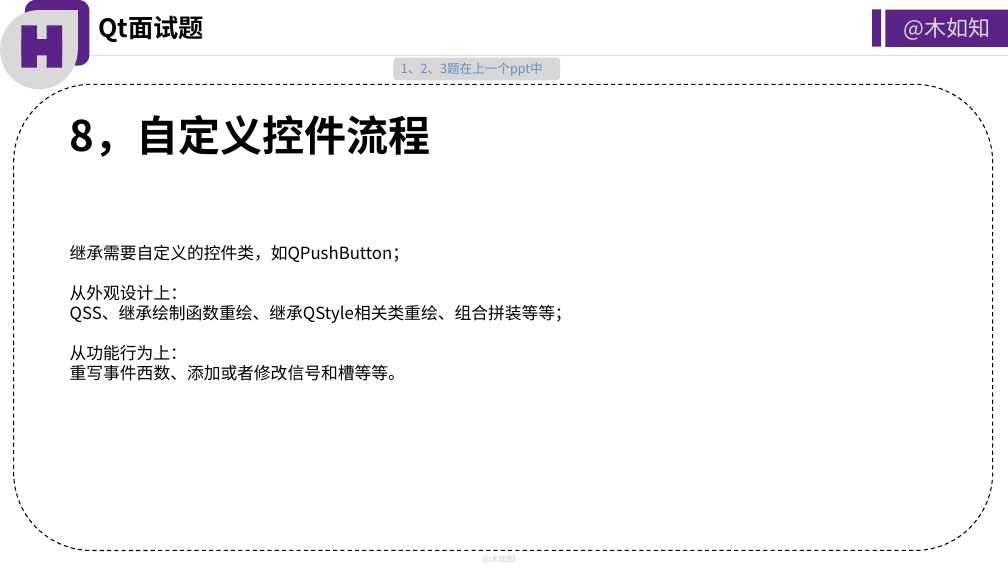
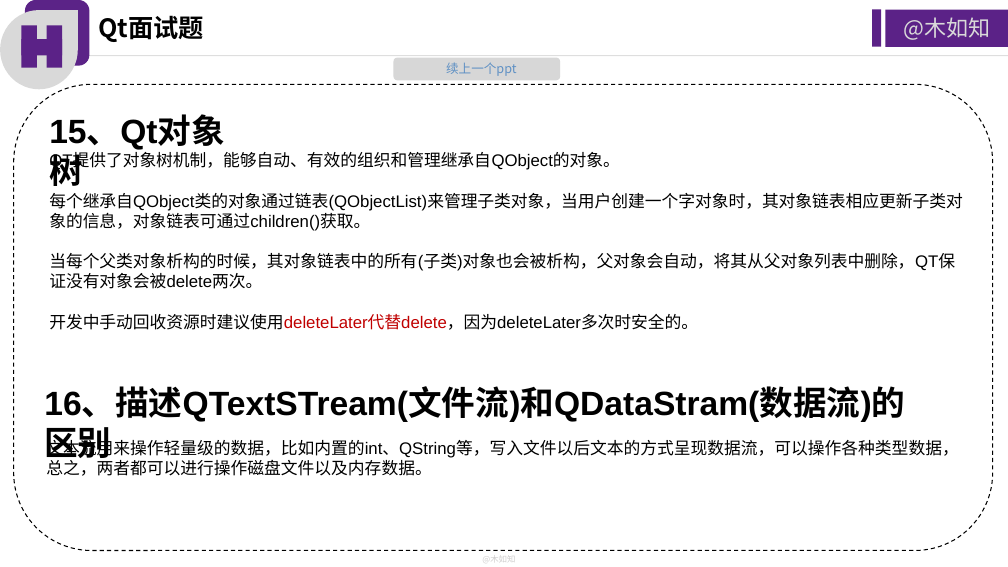
Before and after one commit to huangbaozhi/MuruzNotes, a slide deck: slide 4 of ppt/Qt面试题3.pptx (slide 6 before the commit). Drawn at 1008x567 pixels with LibreOffice and Linux fonts; fonts in the diff are those of the drawing. Boxes give left, top, right and bottom in pixels: in the first picture for what was removed or moved away, otherwise in the second. Text is boxed around its words. In the diff, an @@ line names an element or a change of style, - is before the commit and + after.

```diff
--- a/ppt/Qt面试题3.pptx
+++ b/ppt/Qt面试题3.pptx
@@ text at (x1=446, y1=62, x2=516, y2=76): text changed @@
-1、2、3题在上一个ppt中
+续上一个ppt
@@ text at (x1=49, y1=116, x2=225, y2=150): text changed; size 40 to 32 pt; font Noto Sans CJK SC to Arial @@
-8，自定义控件流程
+15、Qt对象树
@@ text at (x1=49, y1=153, x2=963, y2=330): text changed; font Noto Sans CJK SC to Arial @@
-继承需要自定义的控件类，如QPushButton；
-从外观设计上：
-QSS、继承绘制函数重绘、继承QStyle相关类重绘、组合拼装等等；
-从功能行为上：
-重写事件西数、添加或者修改信号和槽等等。
+QT提供了对象树机制，能够自动、有效的组织和管理继承自QObject的对象。
+每个继承自QObject类的对象通过链表(QObjectList)来管理子类对象，当用户创建一个字对象时，其对象链表相应更新子类对象的信息，对象链表可通过children()获取。
+当每个父类对象析构的时候，其对象链表中的所有(子类)对象也会被析构，父对象会自动，将其从父对象列表中删除，QT保证没有对象会被delete两次。
+开发中手动回收资源时建议使用deleteLater代替delete，因为deleteLater多次时安全的。
@@ text added at (x1=44, y1=388, x2=905, y2=465), 32 pt, text #000000, bold @@
+16、描述QTextSTream(文件流)和QDataStram(数据流)的区别
@@ text added at (x1=46, y1=437, x2=958, y2=476), 16 pt, text #000000 @@
+文本流用来操作轻量级的数据，比如内置的int、QString等，写入文件以后文本的方式呈现数据流，可以操作各种类型数据，总之，两者都可以进行操作磁盘文件以及内存数据。
```
Also in this commit, not shown: 6 other slides changed, 1 slide removed, 6 other files.
